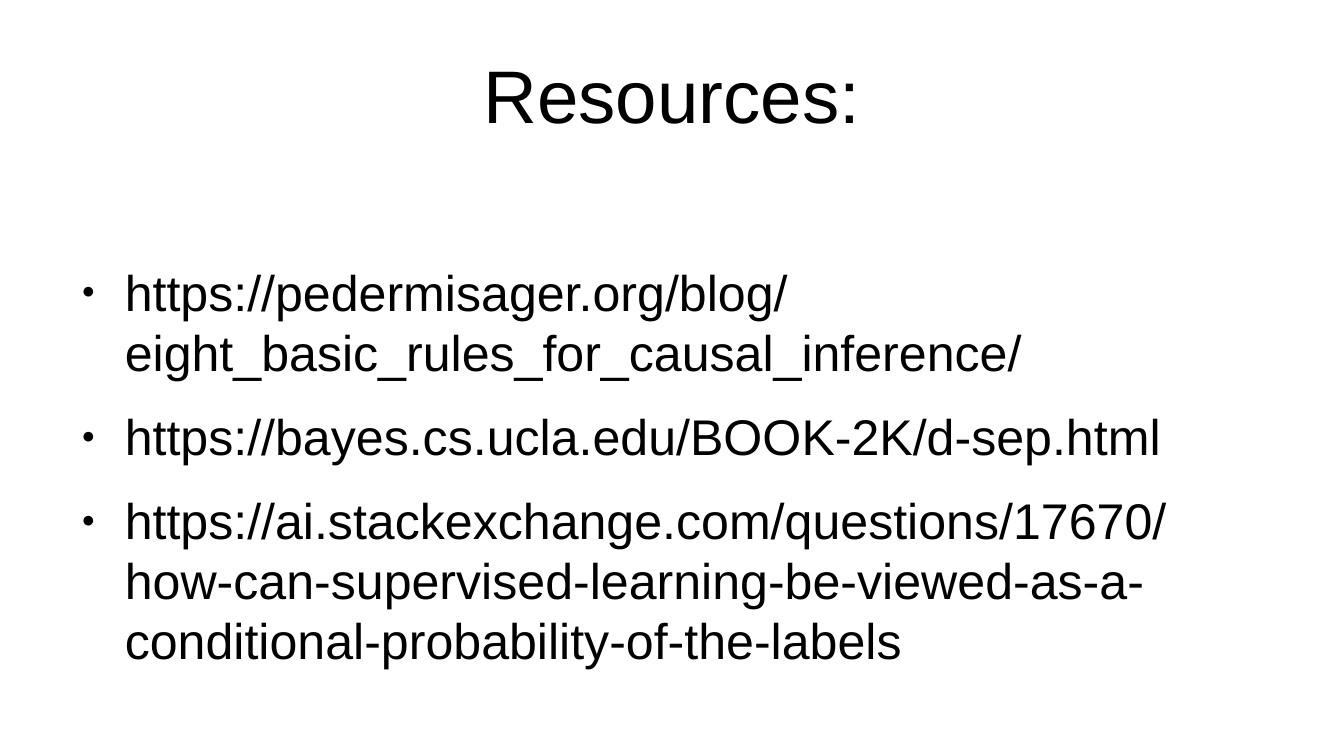
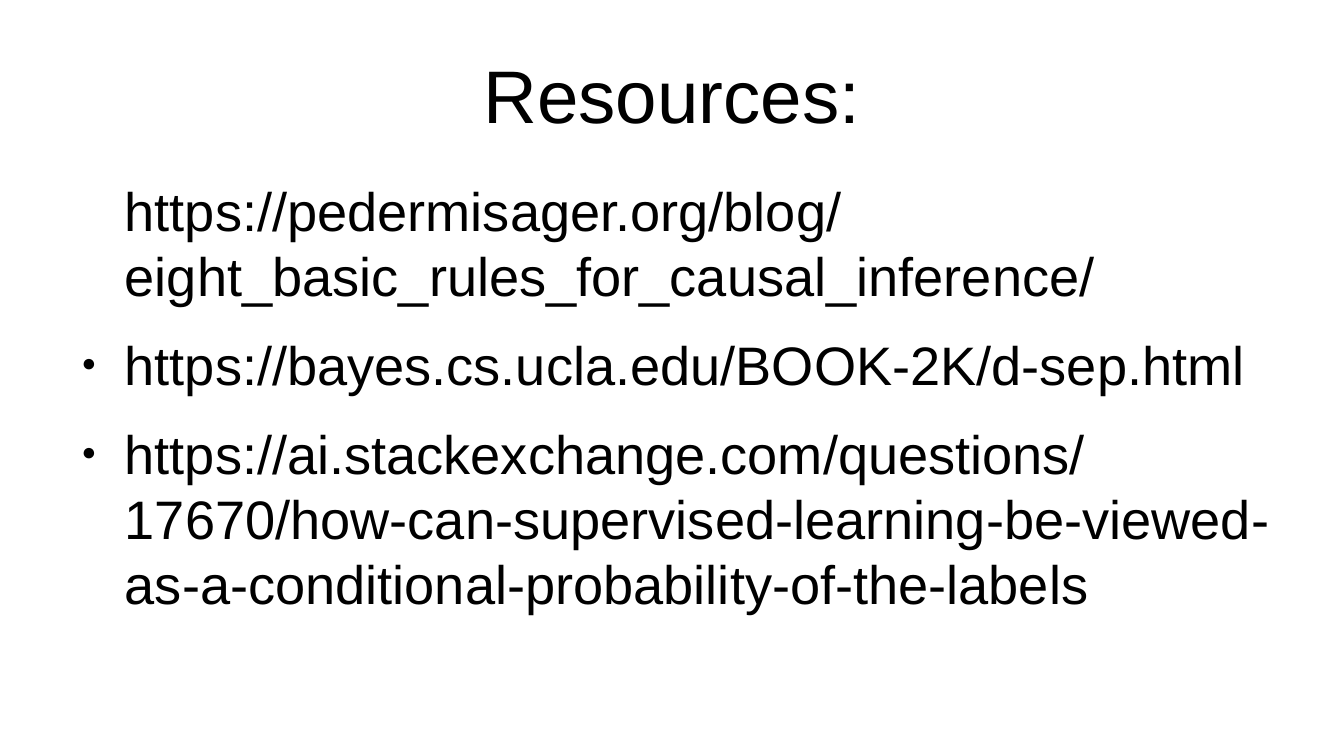
Before and after one commit to emoen/CausalityDiscoveryCrunchDAO, a slide deck: slide 22 of presentation/HIBRAIN_March_25.odp (slide 20 before the commit). Drawn at 1344x756 pixels with LibreOffice and Linux fonts; fonts in the diff are those of the drawing. Boxes give left, top, right and bottom in pixels: in the first picture for what was removed or moved away, otherwise in the second. Text is boxed around its words. In the diff, an @@ line names an element or a change of style, - is before the commit and + after.

```diff
--- a/presentation/HIBRAIN_March_25.odp
+++ b/presentation/HIBRAIN_March_25.odp
@@ text "https://pedermisager.org/blog/eight_basic_rules_for_causal_i ..." at (125,191,1269,613): size 29.6 to 32 pt; bullet ● to none @@
```
Also in this commit, not shown: 5 other slides changed, 8 slides added, 6 slides removed.
